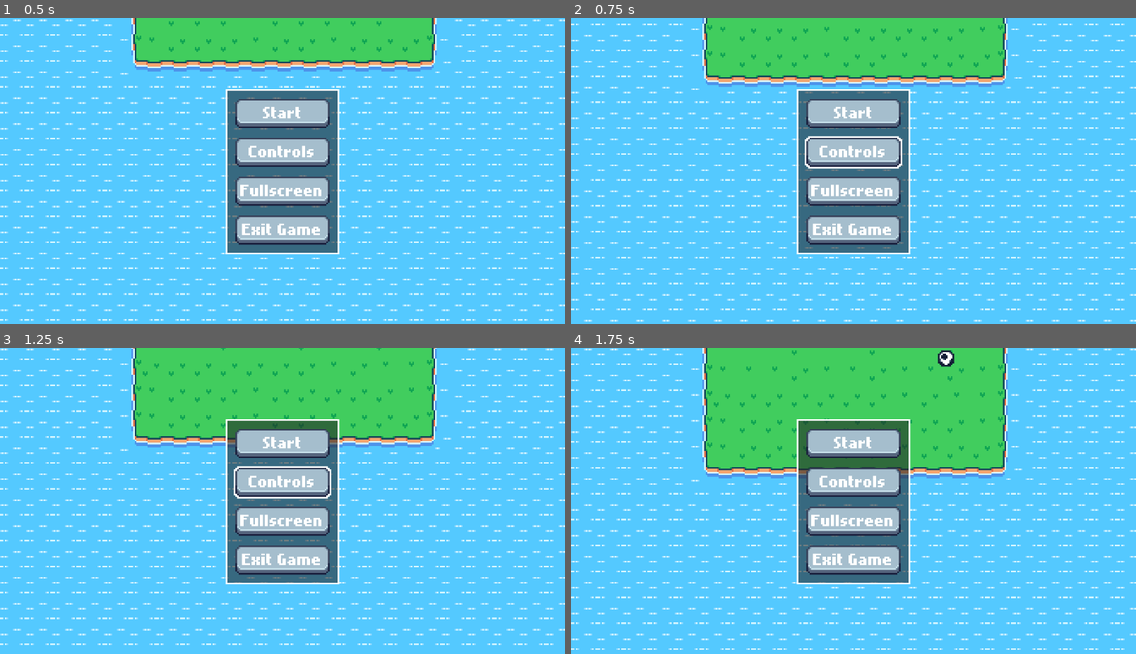
Above: before the commit, frames 1-4 (two rows, left to right).
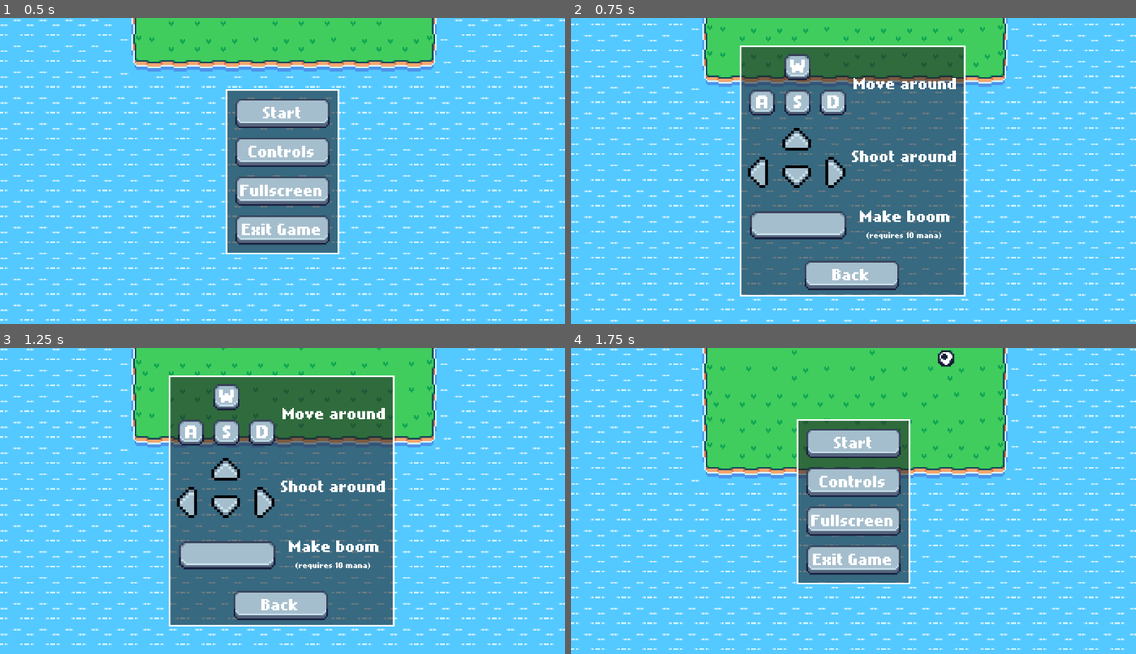
Above: after the commit, the same moments.

Repository: BonnGameDevKurs/gamedevgame
Game: Godot game, scene res://menus/start_menu/start_menu.tscn
The game is run twice, just before and just after one commit, with the same random seed, the same clock (stepped at 60 frames per second) and the same inputs.
Inputs (mouse positions are in pixels of both pictures, inside the frame that each line leads up to):
- Up to frame 1 (0.5 s): no input
- Up to frame 2 (0.75 s): click "Controls" at 0.5 s
- Up to frame 3 (1.25 s): no input
- Up to frame 4 (1.75 s): click (853, 605) at 1.25 s, where only the run after the commit has a clickable "Back"

Frame 1 is identical in both runs. In frame 2, 29% of the frame differs, in the area x 29-70%, y 8-92%; in frame 3, 29%; in frame 4, nothing differs.

Commit message:
Add controls tutorial

Diff:
--- a/menus/start_menu/start_menu.tscn
+++ b/menus/start_menu/start_menu.tscn
@@ -7,6 +7,20 @@
 [ext_resource type="PackedScene" uid="uid://oxf1q5fue6eu" path="res://misc/custom_button/custom_button.tscn" id="6_g3ifd"]
 [ext_resource type="Script" uid="uid://7nblh0fnn86q" path="res://menus/button_scripts/fullscreen_button.gd" id="6_w37o8"]
 [ext_resource type="Script" uid="uid://bmsvujjtyt73y" path="res://menus/button_scripts/exit_button.gd" id="7_w37o8"]
+[ext_resource type="Texture2D" uid="uid://d3chmr0jgjmye" path="res://assets/ui/wasd.png" id="8_un03f"]
+[ext_resource type="Texture2D" uid="uid://ub604tlhqs3b" path="res://assets/ui/arrows.png" id="9_jxplj"]
+[ext_resource type="Texture2D" uid="uid://cukl3b36f8a7d" path="res://assets/ui/space.png" id="10_rov77"]
+
+[sub_resource type="GDScript" id="GDScript_rov77"]
+script/source = "extends Node2D
+
+func _process(_delta):
+	var esc = Input.is_action_just_pressed(\"ESC\")
+	if esc:
+		if $ControlsLayer.visible:
+			$ControlsLayer.visible = false
+			$MenuLayer.visible = true
+"
 
 [sub_resource type="Animation" id="Animation_h61rw"]
 resource_name = "CameraSlowlyMoveUp"
@@ -46,6 +60,13 @@
 &"RESET": SubResource("Animation_fcv5n")
 }
 
+[sub_resource type="GDScript" id="GDScript_jxplj"]
+script/source = "extends CanvasLayer
+
+func toggle_visible():
+	visible = !visible
+"
+
 [sub_resource type="GDScript" id="GDScript_w37o8"]
 script/source = "extends CustomButton
 
@@ -53,6 +74,13 @@
 	get_tree().call_deferred(\"change_scene_to_file\", \"res://scenes/main.tscn\")
 "
 
+[sub_resource type="GDScript" id="GDScript_un03f"]
+script/source = "extends CanvasLayer
+
+func toggle_visible():
+	visible = !visible
+"
+
 [sub_resource type="GDScript" id="GDScript_2fv6y"]
 script/source = "extends Label
 
@@ -61,6 +89,7 @@
 "
 
 [node name="Main" type="Node2D"]
+script = SubResource("GDScript_rov77")
 
 [node name="TileMapLayer" type="TileMapLayer" parent="."]
 tile_map_data = PackedByteArray("AAAKAAcABAAFAAAAAAAKAAYABAADAAEAAAAKAAUABAADAAAAAAAKAAQABAADAAAAAAAKAAMABAADAAAAAAAKAA …(10736 unchanged characters)…
@@ -92,9 +121,10 @@
 position = Vector2(13, 40)
 texture = ExtResource("4_w37o8")
 
-[node name="CanvasLayer" type="CanvasLayer" parent="."]
-
-[node name="CenterContainer" type="CenterContainer" parent="CanvasLayer"]
+[node name="MenuLayer" type="CanvasLayer" parent="."]
+script = SubResource("GDScript_jxplj")
+
+[node name="CenterContainer" type="CenterContainer" parent="MenuLayer"]
 layout_direction = 1
 anchors_preset = 8
 anchor_left = 0.5
@@ -110,10 +140,10 @@
 size_flags_horizontal = 4
 size_flags_vertical = 4
 
-[node name="PanelContainer" type="PanelContainer" parent="CanvasLayer/CenterContainer"]
-layout_mode = 2
-
-[node name="MarginContainer" type="MarginContainer" parent="CanvasLayer/CenterContainer/PanelContainer"]
+[node name="PanelContainer" type="PanelContainer" parent="MenuLayer/CenterContainer"]
+layout_mode = 2
+
+[node name="MarginContainer" type="MarginContainer" parent="MenuLayer/CenterContainer/PanelContainer"]
 layout_mode = 2
 size_flags_horizontal = 4
 size_flags_vertical = 4
@@ -122,34 +152,150 @@
 theme_override_constants/margin_right = 4
 theme_override_constants/margin_bottom = 4
 
-[node name="Menu" type="VBoxContainer" parent="CanvasLayer/CenterContainer/PanelContainer/MarginContainer"]
+[node name="Menu" type="VBoxContainer" parent="MenuLayer/CenterContainer/PanelContainer/MarginContainer"]
 layout_mode = 2
 size_flags_horizontal = 4
 size_flags_vertical = 4
 
-[node name="StartButton" parent="CanvasLayer/CenterContainer/PanelContainer/MarginContainer/Menu" instance=ExtResource("6_g3ifd")]
+[node name="StartButton" parent="MenuLayer/CenterContainer/PanelContainer/MarginContainer/Menu" instance=ExtResource("6_g3ifd")]
 layout_mode = 2
 script = SubResource("GDScript_w37o8")
 text = "Start"
 
-[node name="ControlsButtons" parent="CanvasLayer/CenterContainer/PanelContainer/MarginContainer/Menu" instance=ExtResource("6_g3ifd")]
+[node name="ControlsButtons" parent="MenuLayer/CenterContainer/PanelContainer/MarginContainer/Menu" instance=ExtResource("6_g3ifd")]
 layout_mode = 2
 text = "Controls"
 
-[node name="FullscreenButton" parent="CanvasLayer/CenterContainer/PanelContainer/MarginContainer/Menu" instance=ExtResource("6_g3ifd")]
+[node name="FullscreenButton" parent="MenuLayer/CenterContainer/PanelContainer/MarginContainer/Menu" instance=ExtResource("6_g3ifd")]
 layout_mode = 2
 script = ExtResource("6_w37o8")
 
-[node name="ExitButton" parent="CanvasLayer/CenterContainer/PanelContainer/MarginContainer/Menu" instance=ExtResource("6_g3ifd")]
+[node name="ExitButton" parent="MenuLayer/CenterContainer/PanelContainer/MarginContainer/Menu" instance=ExtResource("6_g3ifd")]
 layout_mode = 2
 script = ExtResource("7_w37o8")
 text = "Exit Game"
 
+[node name="ControlsLayer" type="CanvasLayer" parent="."]
+visible = false
+script = SubResource("GDScript_un03f")
+
+[node name="CenterContainer" type="CenterContainer" parent="ControlsLayer"]
+anchors_preset = 15
+anchor_right = 1.0
+anchor_bottom = 1.0
+grow_horizontal = 2
+grow_vertical = 2
+
+[node name="PanelContainer" type="PanelContainer" parent="ControlsLayer/CenterContainer"]
+layout_mode = 2
+
+[node name="MarginContainer" type="MarginContainer" parent="ControlsLayer/CenterContainer/PanelContainer"]
+layout_mode = 2
+
+[node name="VBoxContainer" type="VBoxContainer" parent="ControlsLayer/CenterContainer/PanelContainer/MarginContainer"]
+layout_mode = 2
+
+[node name="MarginContainer" type="MarginContainer" parent="ControlsLayer/CenterContainer/PanelContainer/MarginContainer/VBoxContainer"]
+layout_mode = 2
+
+[node name="HBoxContainer" type="HBoxContainer" parent="ControlsLayer/CenterContainer/PanelContainer/MarginContainer/VBoxContainer/MarginContainer"]
+layout_mode = 2
+
+[node name="TextureRect" type="TextureRect" parent="ControlsLayer/CenterContainer/PanelContainer/MarginContainer/VBoxContainer/MarginContainer/HBoxContainer"]
+custom_minimum_size = Vector2(60, 30)
+layout_mode = 2
+size_flags_horizontal = 3
+texture = ExtResource("8_un03f")
+expand_mode = 5
+stretch_mode = 5
+
+[node name="CenterContainer" type="CenterContainer" parent="ControlsLayer/CenterContainer/PanelContainer/MarginContainer/VBoxContainer/MarginContainer/HBoxContainer"]
+layout_mode = 2
+size_flags_horizontal = 3
+
+[node name="Label" type="Label" parent="ControlsLayer/CenterContainer/PanelContainer/MarginContainer/VBoxContainer/MarginContainer/HBoxContainer/CenterContainer"]
+layout_mode = 2
+size_flags_horizontal = 3
+size_flags_vertical = 1
+text = "Move around"
+horizontal_alignment = 1
+vertical_alignment = 1
+
+[node name="MarginContainer2" type="MarginContainer" parent="ControlsLayer/CenterContainer/PanelContainer/MarginContainer/VBoxContainer"]
+layout_mode = 2
+
+[node name="HBoxContainer" type="HBoxContainer" parent="ControlsLayer/CenterContainer/PanelContainer/MarginContainer/VBoxContainer/MarginContainer2"]
+layout_mode = 2
+
+[node name="TextureRect" type="TextureRect" parent="ControlsLayer/CenterContainer/PanelContainer/MarginContainer/VBoxContainer/MarginContainer2/HBoxContainer"]
+custom_minimum_size = Vector2(60, 30)
+layout_mode = 2
+size_flags_horizontal = 3
+texture = ExtResource("9_jxplj")
+expand_mode = 5
+stretch_mode = 5
+
+[node name="CenterContainer" type="CenterContainer" parent="ControlsLayer/CenterContainer/PanelContainer/MarginContainer/VBoxContainer/MarginContainer2/HBoxContainer"]
+layout_mode = 2
+size_flags_horizontal = 3
+
+[node name="Label" type="Label" parent="ControlsLayer/CenterContainer/PanelContainer/MarginContainer/VBoxContainer/MarginContainer2/HBoxContainer/CenterContainer"]
+layout_mode = 2
+size_flags_horizontal = 3
+size_flags_vertical = 1
+text = "Shoot around"
+horizontal_alignment = 1
+vertical_alignment = 1
+
+[node name="MarginContainer3" type="MarginContainer" parent="ControlsLayer/CenterContainer/PanelContainer/MarginContainer/VBoxContainer"]
+layout_mode = 2
+
+[node name="HBoxContainer" type="HBoxContainer" parent="ControlsLayer/CenterContainer/PanelContainer/MarginContainer/VBoxContainer/MarginContainer3"]
+layout_mode = 2
+
+[node name="TextureRect" type="TextureRect" parent="ControlsLayer/CenterContainer/PanelContainer/MarginContainer/VBoxContainer/MarginContainer3/HBoxContainer"]
+custom_minimum_size = Vector2(60, 30)
+layout_mode = 2
+size_flags_horizontal = 3
+texture = ExtResource("10_rov77")
+expand_mode = 5
+stretch_mode = 5
+
+[node name="CenterContainer" type="CenterContainer" parent="ControlsLayer/CenterContainer/PanelContainer/MarginContainer/VBoxContainer/MarginContainer3/HBoxContainer"]
+layout_mode = 2
+size_flags_horizontal = 3
+
+[node name="VBoxContainer" type="VBoxContainer" parent="ControlsLayer/CenterContainer/PanelContainer/MarginContainer/VBoxContainer/MarginContainer3/HBoxContainer/CenterContainer"]
+layout_mode = 2
+size_flags_horizontal = 3
+
+[node name="Label" type="Label" parent="ControlsLayer/CenterContainer/PanelContainer/MarginContainer/VBoxContainer/MarginContainer3/HBoxContainer/CenterContainer/VBoxContainer"]
+layout_mode = 2
+size_flags_horizontal = 3
+size_flags_vertical = 1
+text = "Make boom"
+horizontal_alignment = 1
+vertical_alignment = 1
+
+[node name="Label2" type="Label" parent="ControlsLayer/CenterContainer/PanelContainer/MarginContainer/VBoxContainer/MarginContainer3/HBoxContainer/CenterContainer/VBoxContainer"]
+layout_mode = 2
+theme_override_font_sizes/font_size = 4
+text = "(requires 10 mana)"
+horizontal_alignment = 1
+vertical_alignment = 1
+
+[node name="CenterContainer" type="CenterContainer" parent="ControlsLayer/CenterContainer/PanelContainer/MarginContainer/VBoxContainer"]
+layout_mode = 2
+
+[node name="custom_button" parent="ControlsLayer/CenterContainer/PanelContainer/MarginContainer/VBoxContainer/CenterContainer" instance=ExtResource("6_g3ifd")]
+layout_mode = 2
+text = "Back"
+
 [node name="PanelContainer" type="PanelContainer" parent="."]
-offset_left = -86.0
-offset_top = -48.0
-offset_right = -20.0
-offset_bottom = -32.0
+offset_left = -84.0
+offset_top = -43.0
+offset_right = -18.0
+offset_bottom = -27.0
 
 [node name="MarginContainer" type="MarginContainer" parent="PanelContainer"]
 layout_mode = 2
@@ -160,6 +306,10 @@
 vertical_alignment = 1
 script = SubResource("GDScript_2fv6y")
 
-[connection signal="pressed" from="CanvasLayer/CenterContainer/PanelContainer/MarginContainer/Menu/StartButton" to="CanvasLayer/CenterContainer/PanelContainer/MarginContainer/Menu/StartButton" method="_on_pressed"]
-[connection signal="pressed" from="CanvasLayer/CenterContainer/PanelContainer/MarginContainer/Menu/FullscreenButton" to="CanvasLayer/CenterContainer/PanelContainer/MarginContainer/Menu/FullscreenButton" method="_on_pressed"]
-[connection signal="pressed" from="CanvasLayer/CenterContainer/PanelContainer/MarginContainer/Menu/ExitButton" to="CanvasLayer/CenterContainer/PanelContainer/MarginContainer/Menu/ExitButton" method="_on_pressed"]
+[connection signal="pressed" from="MenuLayer/CenterContainer/PanelContainer/MarginContainer/Menu/StartButton" to="MenuLayer/CenterContainer/PanelContainer/MarginContainer/Menu/StartButton" method="_on_pressed"]
+[connection signal="pressed" from="MenuLayer/CenterContainer/PanelContainer/MarginContainer/Menu/ControlsButtons" to="MenuLayer" method="toggle_visible"]
+[connection signal="pressed" from="MenuLayer/CenterContainer/PanelContainer/MarginContainer/Menu/ControlsButtons" to="ControlsLayer" method="toggle_visible"]
+[connection signal="pressed" from="MenuLayer/CenterContainer/PanelContainer/MarginContainer/Menu/FullscreenButton" to="MenuLayer/CenterContainer/PanelContainer/MarginContainer/Menu/FullscreenButton" method="_on_pressed"]
+[connection signal="pressed" from="MenuLayer/CenterContainer/PanelContainer/MarginContainer/Menu/ExitButton" to="MenuLayer/CenterContainer/PanelContainer/MarginContainer/Menu/ExitButton" method="_on_pressed"]
+[connection signal="pressed" from="ControlsLayer/CenterContainer/PanelContainer/MarginContainer/VBoxContainer/CenterContainer/custom_button" to="MenuLayer" method="toggle_visible"]
+[connection signal="pressed" from="ControlsLayer/CenterContainer/PanelContainer/MarginContainer/VBoxContainer/CenterContainer/custom_button" to="ControlsLayer" method="toggle_visible"]
Binary file added: assets/ui/arrows.png
Not shown, added: assets/ui/arrows.png.import
Binary file added: assets/ui/space.png
Not shown, added: assets/ui/space.png.import
Binary file added: assets/ui/wasd.png
Not shown, added: assets/ui/wasd.png.import
Not shown: 1 places in menus/start_menu/start_menu.tscn that only renumber resources
